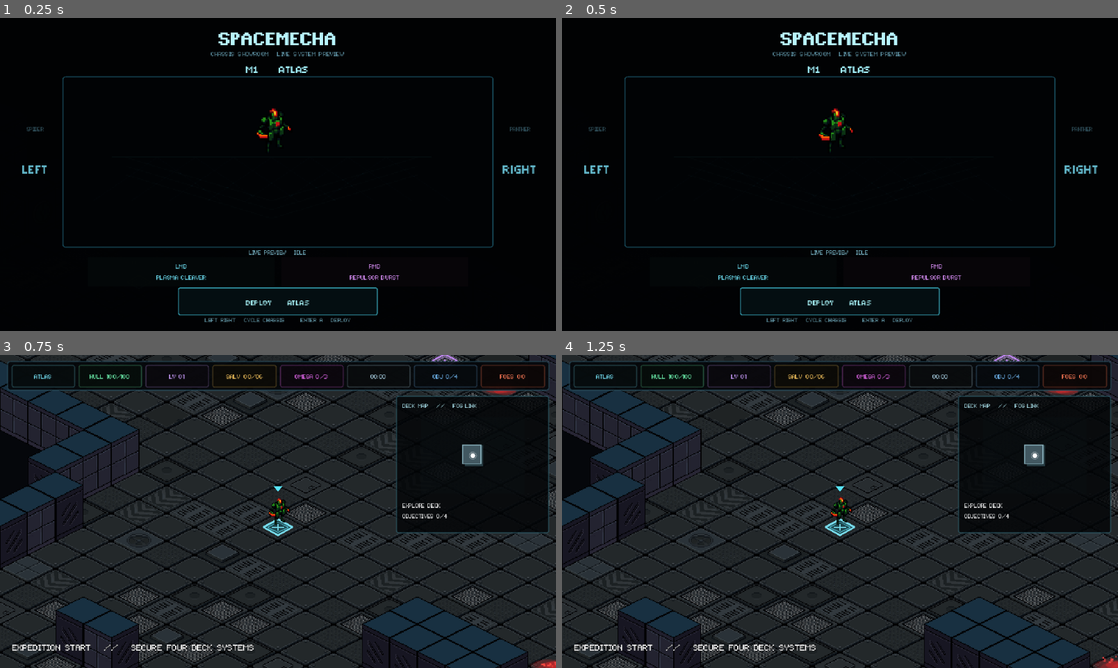
Above: before the commit, frames 1-4 (two rows, left to right).
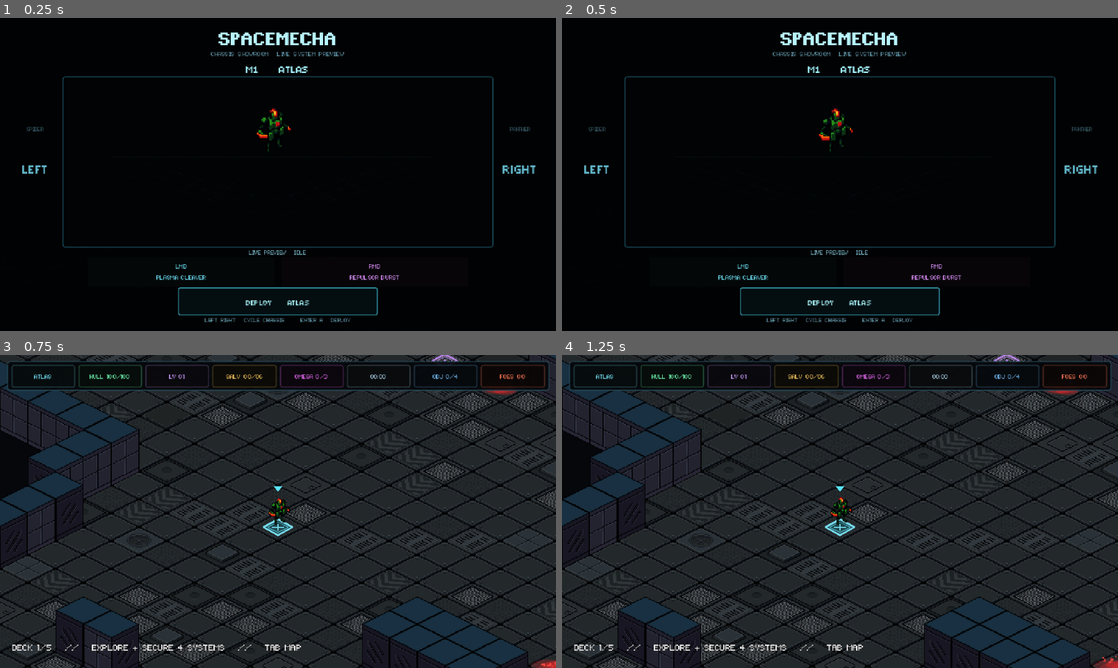
Above: after the commit, the same moments.

Repository: Tekknobot/spacehaul
Game: Godot game, scene res://Scenes/main.tscn
Two runs of this game, one before a commit and one after it. Both use one fixed random seed, a clock stepped at 60 frames per second and the inputs below.
Inputs:
- Up to frame 1 (0.25 s): no input
- Up to frame 2 (0.5 s): no input
- Up to frame 3 (0.75 s): click "DEPLOY ATLAS" at 0.5 s
- Up to frame 4 (1.25 s): no input

Frames 1-2 are identical in both runs. In frame 3, 9.0% of the frame differs, in the area x 2-99%, y 12-95%; in frame 4, 9.0%.

Commit message:
Omega drop are now deck based rather than timer.

Diff:
--- a/Scripts/broodmother_boss.gd
+++ b/Scripts/broodmother_boss.gd
@@ -26,6 +26,8 @@
 var max_health := 84
 var move_speed := 42.0
 var phase := 1
+var expedition_variant := 1
+var expedition_variant_name := "STEEL"
 
 var _target: MechaController
 var _dead := false
@@ -61,8 +63,78 @@
 	_target_refresh_time = 0.05
 	_strafe_sign = -1.0 if _rng.randf() < 0.5 else 1.0
 	_update_depth_order()
+	_apply_expedition_variant()
 	queue_redraw()
 	_spawn_phase_pulse()
+
+func configure_expedition_variant(deck_number: int) -> void:
+	expedition_variant = clampi(deck_number, 1, 5)
+	match expedition_variant:
+		1: expedition_variant_name = "STEEL"
+		2: expedition_variant_name = "MOTOR"
+		3: expedition_variant_name = "CRYO"
+		4: expedition_variant_name = "VOID"
+		_: expedition_variant_name = "MONO"
+
+	# Boss durability and tempo scale with expedition depth independently of the
+	# global run clock, so a fast explorer cannot trivialize later Hives.
+	var depth := expedition_variant - 1
+	max_health = 84 + depth * 28
+	health = max_health
+	move_speed = 42.0 + float(depth) * 3.5
+	_shot_time = maxf(0.85, 2.0 - float(depth) * 0.18)
+	_lay_time = maxf(2.8, 4.2 - float(depth) * 0.25)
+
+func _apply_expedition_variant() -> void:
+	if animated_sprite == null:
+		return
+	if expedition_variant <= 1:
+		animated_sprite.material = null
+		return
+
+	var tint := Color.WHITE
+	var glow := Color(0.35, 1.20, 0.30, 1.0)
+	match expedition_variant:
+		2:
+			tint = Color(1.45, 0.92, 0.34, 1.0)
+			glow = Color(1.80, 0.72, 0.16, 1.0)
+		3:
+			tint = Color(0.38, 1.28, 1.55, 1.0)
+			glow = Color(0.20, 1.55, 1.75, 1.0)
+		4:
+			tint = Color(1.05, 0.48, 1.55, 1.0)
+			glow = Color(0.86, 0.22, 1.75, 1.0)
+		5:
+			tint = Color(1.42, 1.42, 1.50, 1.0)
+			glow = Color(1.65, 0.28, 0.32, 1.0)
+
+	var shader := Shader.new()
+	shader.code = """
+shader_type canvas_item;
+render_mode unshaded;
+uniform vec4 variant_tint : source_color = vec4(1.0);
+uniform vec4 variant_glow : source_color = vec4(1.0);
+uniform float tint_strength = 0.52;
+uniform float pulse_speed = 2.4;
+void fragment() {
+	vec4 tex = texture(TEXTURE, UV);
+	if (tex.a < 0.01) { discard; }
+	float lum = dot(tex.rgb, vec3(0.299, 0.587, 0.114));
+	vec3 tinted = mix(tex.rgb, tex.rgb * variant_tint.rgb, tint_strength);
+	float pulse = 0.5 + 0.5 * sin(TIME * pulse_speed + UV.y * 18.0);
+	float hot = smoothstep(0.58, 1.0, lum) * (0.08 + pulse * 0.10);
+	tinted += variant_glow.rgb * hot;
+	COLOR = vec4(tinted, tex.a) * COLOR;
+}
+"""
+	var material := ShaderMaterial.new()
+	material.shader = shader
+	material.set_shader_parameter("variant_tint", tint)
+	material.set_shader_parameter("variant_glow", glow)
+	material.set_shader_parameter("tint_strength", 0.48 + float(expedition_variant - 2) * 0.05)
+	material.set_shader_parameter("pulse_speed", 2.1 + float(expedition_variant) * 0.18)
+	animated_sprite.material = material
+
 
 func _physics_process(delta: float) -> void:
 	_update_depth_order()
@@ -505,4 +577,10 @@
 	var y := -62.0
 	draw_rect(Rect2(Vector2(-width * 0.5 - 1.0, y - 1.0), Vector2(width + 2.0, 5.0)), Color(0.015, 0.02, 0.025, 0.95), true)
 	draw_rect(Rect2(Vector2(-width * 0.5, y), Vector2(width, 3.0)), Color(0.20, 0.04, 0.08, 1.0), true)
-	draw_rect(Rect2(Vector2(-width * 0.5, y), Vector2(maxf(1.0, width * ratio), 3.0)), Color(0.42, 1.0, 0.24, 1.0), true)
+	var health_color := Color(0.42, 1.0, 0.24, 1.0)
+	match expedition_variant:
+		2: health_color = Color(1.0, 0.68, 0.18, 1.0)
+		3: health_color = Color(0.30, 0.94, 1.0, 1.0)
+		4: health_color = Color(0.85, 0.34, 1.0, 1.0)
+		5: health_color = Color(1.0, 0.36, 0.40, 1.0)
+	draw_rect(Rect2(Vector2(-width * 0.5, y), Vector2(maxf(1.0, width * ratio), 3.0)), health_color, true)
--- a/Scripts/enemy_controller.gd
+++ b/Scripts/enemy_controller.gd
@@ -793,9 +793,10 @@
 
 func apply_difficulty(run_time: float, deck_number: int, make_elite: bool = false) -> void:
 	var phase := maxi(0, int(floor(run_time / 180.0)))
-	health += mini(5, phase)
-	move_speed *= minf(1.34, 1.0 + run_time / 2400.0 + float(maxi(0, deck_number - 1)) * 0.025)
-	attack_cooldown *= maxf(0.62, 1.0 - run_time / 3200.0)
+	var deck_depth := maxi(0, deck_number - 1)
+	health += mini(5, phase) + int(floor(float(deck_depth + 1) * 0.75))
+	move_speed *= minf(1.40, 1.0 + run_time / 2400.0 + float(deck_depth) * 0.035)
+	attack_cooldown *= maxf(0.56, 1.0 - run_time / 3200.0 - float(deck_depth) * 0.035)
 
 	match enemy_type:
 		"alien_1", "bug_1", "bug_2", "spider_1": salvage_value = 1
--- a/Scripts/enemy_manager.gd
+++ b/Scripts/enemy_manager.gd
@@ -43,6 +43,9 @@
 var _omega_carrier_pending := false
 var _omega_carrier_timer := 0.0
 var _omega_core_in_world := false
+# Expedition mode awards at most one OMEGA opportunity on Decks 1-3.
+# Claimed deck ids persist across procedural deck regeneration for the run.
+var _expedition_omega_claimed_decks: Dictionary = {}
 
 # Encounter-director state. Ordinary population refill happens in same-species
 # packs; the event layer periodically creates a more legible swarm from one,
@@ -102,6 +105,7 @@
 	_omega_carrier_pending = false
 	_omega_carrier_timer = 0.0
 	_omega_core_in_world = false
+	_expedition_omega_claimed_decks.clear()
 	_spawning_enabled = true
 	_broodmother_spawned = false
 	_clear_boss_encounter()
@@ -141,6 +145,9 @@
 	var run_time := _get_run_time()
 	_rng.seed = seed_value ^ 0xE11E5 ^ int(run_time * 10.0)
 	_clear_population()
+	if expedition_boss_controlled:
+		_clear_boss_encounter()
+		_broodmother_spawned = false
 	_cancel_swarm_event()
 	_deck_grace = 5.0
 	_spawn_timer = 0.6
@@ -185,7 +192,7 @@
 # -----------------------------------------------------------------------------
 
 func _update_omega_carrier_director(delta: float, run_time: float) -> void:
-	if not omega_core_drops_enabled or run_time < _next_omega_core_time:
+	if not omega_core_drops_enabled or not _omega_window_is_open(run_time):
 		return
 	if _omega_core_in_world or _has_omega_core_pickup():
 		_omega_core_in_world = true
@@ -530,6 +537,8 @@
 	else:
 		amount = _rng.randi_range(20, 27)
 
+	# Deeper decks add a modest event budget independent of elapsed time.
+	amount += maxi(0, _get_deck_number() - 1) * 2
 	if enemy_type == "bug_4":
 		amount = maxi(8, int(round(float(amount) * 0.60)))
 	return amount
@@ -584,13 +593,13 @@
 	enemies.append(enemy)
 	return enemy
 
-func spawn_broodmother_at(world_position: Vector2) -> void:
+func spawn_broodmother_at(world_position: Vector2, expedition_variant: int = 1) -> void:
 	if _broodmother_spawned or is_boss_active():
 		return
 	_cancel_swarm_event()
-	_spawn_broodmother(world_position)
-
-func _spawn_broodmother(forced_position: Vector2 = Vector2.ZERO) -> void:
+	_spawn_broodmother(world_position, expedition_variant)
+
+func _spawn_broodmother(forced_position: Vector2 = Vector2.ZERO, expedition_variant: int = 1) -> void:
 	if deck == null:
 		return
 	var player := get_tree().get_first_node_in_group("player_mecha") as MechaController
@@ -613,6 +622,7 @@
 		return
 	boss.deck = deck
 	boss.position = spawn_position.round()
+	boss.configure_expedition_variant(expedition_variant)
 	add_child(boss)
 	boss.defeated.connect(_on_broodmother_defeated)
 	_broodmother = boss
@@ -655,12 +665,12 @@
 	if _broodmother != null and is_instance_valid(_broodmother):
 		boss_position = _broodmother.global_position
 	_broodmother = null
-	# The boss may satisfy a Core hunt only when the next scheduled OMEGA window is
-	# already live. This prevents the Broodmother from accidentally granting the
-	# third Core early simply because the player killed it before ~09:00.
+	# A boss can satisfy the currently active OMEGA opportunity. In Expedition
+	# Mode that opportunity is deck-driven (Decks 1-3 after the first secured
+	# system); in Survival Mode it retains the original clock-driven window.
 	if (
 		boss_position != Vector2.ZERO
-		and _get_run_time() >= _next_omega_core_time
+		and _omega_window_is_open(_get_run_time())
 		and not _omega_core_in_world
 		and _omega_carrier == null
 		and _omega_seek_is_active()
@@ -725,23 +735,25 @@
 	return maxi(1, amount)
 
 func _target_active_count(run_time: float) -> int:
-	# The baseline is intentionally lower than the temporary event ceiling. That
-	# creates the survivor-game rhythm of pressure -> swarm peak -> cleanup,
-	# instead of maintaining the maximum density every second of the run.
+	# Expedition depth now matters from the moment a new deck begins. Time still
+	# increases pressure, while each deeper deck adds a persistent population step.
+	var baseline := 5
 	if run_time < 30.0:
-		return 5
-	if run_time < 60.0:
-		return 8
-	if run_time < 90.0:
-		return 11
-	if run_time < 120.0:
-		return 14
-	if run_time < 180.0:
-		return 19
-	if run_time < 240.0:
-		return 24
-	var scaled := 24 + int((run_time - 240.0) / 20.0) + (_get_deck_number() - 1) * 3
-	return clampi(scaled, 24, 72)
+		baseline = 5
+	elif run_time < 60.0:
+		baseline = 8
+	elif run_time < 90.0:
+		baseline = 11
+	elif run_time < 120.0:
+		baseline = 14
+	elif run_time < 180.0:
+		baseline = 19
+	elif run_time < 240.0:
+		baseline = 24
+	else:
+		baseline = 24 + int((run_time - 240.0) / 20.0)
+	baseline += maxi(0, _get_deck_number() - 1) * 3
+	return clampi(baseline, 5, 72)
 
 func _spawn_interval(run_time: float) -> float:
 	# Packs replace the old single-enemy drip feed, so ordinary refill can be a
@@ -784,9 +796,44 @@
 	_omega_core_in_world = false
 	_omega_carrier_pending = false
 	_omega_carrier_timer = 0.0
-	# Each collected Core arms the next hunt rather than permanently exhausting
-	# the director. Default pacing is roughly 03:00, 06:00 and 09:00.
+
+	if _is_expedition_omega_mode():
+		# One Core opportunity per expedition deck, specifically Decks 1-3. Once
+		# collected, this deck cannot immediately produce another carrier/Core.
+		var deck_number := _get_deck_number()
+		if deck_number >= 1 and deck_number <= 3:
+			_expedition_omega_claimed_decks[deck_number] = true
+		return
+
+	# Classic survival mode keeps the original clock-driven three-Core pacing.
 	_next_omega_core_time = _get_run_time() + omega_core_interval
+
+func _is_expedition_omega_mode() -> bool:
+	var managers := get_tree().get_nodes_in_group("survival_manager")
+	if managers.is_empty():
+		return false
+	if managers[0].has_method("is_expedition_mode"):
+		return bool(managers[0].call("is_expedition_mode"))
+	return false
+
+func _omega_window_is_open(run_time: float) -> bool:
+	if _is_expedition_omega_mode():
+		var deck_number := _get_deck_number()
+		if deck_number < 1 or deck_number > 3:
+			return false
+		if _expedition_omega_claimed_decks.has(deck_number):
+			return false
+
+		# The first secured ship system is the trigger. This makes the OMEGA hunt
+		# part of exploration rather than something that appears just for waiting.
+		var managers := get_tree().get_nodes_in_group("survival_manager")
+		if managers.is_empty():
+			return false
+		if managers[0].has_method("is_expedition_omega_ready"):
+			return bool(managers[0].call("is_expedition_omega_ready"))
+		return false
+
+	return run_time >= _next_omega_core_time
 
 func get_omega_guidance_target() -> Node2D:
 	if _omega_carrier != null and is_instance_valid(_omega_carrier) and not _omega_carrier.is_queued_for_deletion():
--- a/Scripts/input_setup.gd
+++ b/Scripts/input_setup.gd
@@ -84,8 +84,9 @@
 	# Runtime deck/palette test. Press P repeatedly to cycle 1 -> 2 -> 3 -> 4 -> 5 -> 1.
 	_add_key("cycle_deck_cheat", KEY_P)
 
-	# Survival HUD is now persistent. Keep the action registered for compatibility,
-	# but TAB is intentionally not required for core run information.
+	# Expedition map is optional during combat; TAB toggles it without hiding the
+	# persistent top HUD.
+	_add_key("toggle_ui", KEY_TAB)
 
 static func _add_action(action: StringName, deadzone: float = 0.2) -> void:
 	if not InputMap.has_action(action):
--- a/Scripts/procedural_deck.gd
+++ b/Scripts/procedural_deck.gd
@@ -170,6 +170,19 @@
 	set_deck_palette(1)
 	generate_new_level()
 
+func configure_for_expedition_deck(deck_number: int) -> void:
+	# Five expedition decks deliberately grow in footprint and room count. The
+	# minimap consumes grid_width/grid_height dynamically, so every size still
+	# fits the same HUD canvas rather than clipping outside it.
+	var stage := clampi(deck_number, 1, 5)
+	grid_width = 45 + (stage - 1) * 6
+	grid_height = 33 + (stage - 1) * 4
+	room_count = 13 + (stage - 1) * 2
+	extra_connection_count = 5 + (stage - 1)
+	hazard_count = 10 + (stage - 1) * 3
+	max_room_size = 9 + int(floor(float(stage - 1) * 0.5))
+
+
 func generate_new_level(requested_seed: int = -1) -> void:
 	seed_value = requested_seed if requested_seed >= 0 else int(Time.get_unix_time_from_system() * 1000.0) ^ randi()
 	_rng.seed = seed_value
--- a/Scripts/test_world.gd
+++ b/Scripts/test_world.gd
@@ -10,6 +10,7 @@
 const DECK_DURATION := 4.0 * 60.0
 const SECONDARY_UNLOCK_TIME := 60.0
 const EXPEDITION_OBJECTIVE_ROLES := ["ARMORY", "REPAIR BAY", "DATA CACHE", "REACTOR"]
+const EXPEDITION_DECK_COUNT := 5
 
 @export_category("Expedition Prototype")
 @export var expedition_mode := true
@@ -87,6 +88,7 @@
 var _expedition_boss_started := false
 var _expedition_boss_defeated := false
 var _expedition_extraction_unlocked := false
+var _expedition_map_visible := false
 var _damage_overlay: ColorRect
 var _damage_material: ShaderMaterial
 var _damage_intensity := 0.0
@@ -214,6 +216,13 @@
 				get_viewport().set_input_as_handled()
 				return
 
+	# Expedition map is intentionally opt-in so the upper-right playfield stays
+	# unobstructed during combat. TAB toggles the complete fog-of-war panel.
+	if expedition_mode and event.is_action_pressed("toggle_ui"):
+		_toggle_expedition_map()
+		get_viewport().set_input_as_handled()
+		return
+
 	var omega_open := _omega_overlay != null and _omega_overlay.visible
 	var upgrade_open := _upgrade_overlay != null and _upgrade_overlay.visible
 	if not omega_open and not upgrade_open:
@@ -238,6 +247,19 @@
 func get_deck_number() -> int:
 	return _deck_number
 
+func is_expedition_mode() -> bool:
+	return expedition_mode
+
+func is_expedition_omega_ready() -> bool:
+	# Decks 1-3 each contain one OMEGA opportunity, activated by securing the
+	# first objective on that deck. Later decks intentionally add no new Core.
+	return (
+		expedition_mode
+		and _deck_number >= 1
+		and _deck_number <= 3
+		and _expedition_completed.size() >= 1
+	)
+
 func get_salvage_magnet_radius() -> float:
 	return _salvage_magnet_radius
 
@@ -259,6 +281,8 @@
 
 func is_omega_seek_active() -> bool:
 	if _game_over or _run_complete or _omega_core_stored or _menu_open:
+		return false
+	if expedition_mode and not is_expedition_omega_ready():
 		return false
 	var active := mecha_manager.get_active_mecha()
 	return active != null and active.can_accept_omega_mutation()
@@ -812,6 +836,8 @@
 	_omega_core_stored = false
 	if _omega_overlay != null:
 		_omega_overlay.hide()
+	if expedition_mode:
+		deck.configure_for_expedition_deck(_deck_number)
 	deck.set_deck_palette(_deck_number)
 	deck.generate_new_level()
 	mecha_manager.start_new_run_with_mecha(_selected_mecha_id)
@@ -861,6 +887,8 @@
 
 	_secondary_announced = _run_time >= SECONDARY_UNLOCK_TIME
 
+	if expedition_mode:
+		deck.configure_for_expedition_deck(_deck_number)
 	deck.set_deck_palette(_deck_number)
 	deck.generate_new_level()
 
@@ -989,7 +1017,7 @@
 		granted += 1
 
 # -----------------------------------------------------------------------------
-# Single-deck expedition prototype
+# Multi-deck expedition prototype
 # -----------------------------------------------------------------------------
 
 func _reset_expedition_state() -> void:
@@ -1000,6 +1028,9 @@
 	_expedition_boss_started = false
 	_expedition_boss_defeated = false
 	_expedition_extraction_unlocked = false
+	_expedition_map_visible = false
+	if _expedition_panel != null:
+		_expedition_panel.hide()
 	_refresh_expedition_map_data()
 
 	if _expedition_minimap != null:
@@ -1010,7 +1041,7 @@
 		_expedition_minimap.set_player_cell(spawn_cell)
 		_expedition_minimap.reveal_around(spawn_cell, 4)
 	_update_expedition_status()
-	_show_banner("EXPEDITION START   //   SECURE FOUR DECK SYSTEMS", 2.8)
+	_show_banner("DECK %d/%d   //   EXPLORE + SECURE 4 SYSTEMS   //   TAB MAP" % [_deck_number, EXPEDITION_DECK_COUNT], 2.8)
 
 func _refresh_expedition_map_data() -> void:
 	if not expedition_mode or _expedition_minimap == null or deck == null:
@@ -1028,6 +1059,11 @@
 		deck.get_walkable_cells()
 	)
 
+func _expedition_secure_time() -> float:
+	# Later decks ask the player to hold dangerous rooms slightly longer, creating
+	# difficulty from positioning without turning objectives into long wait bars.
+	return expedition_secure_seconds + float(maxi(0, _deck_number - 1)) * 0.18
+
 func _update_expedition(delta: float) -> void:
 	if not expedition_mode or _game_over or _run_complete:
 		return
@@ -1062,14 +1098,19 @@
 			_expedition_secure_role = role
 			_expedition_secure_progress = 0.0
 		_expedition_secure_progress += delta
-		if _expedition_secure_progress >= expedition_secure_seconds:
+		if _expedition_secure_progress >= _expedition_secure_time():
 			_complete_expedition_objective(role)
 	elif role == "HIVE":
 		if _expedition_completed.size() >= EXPEDITION_OBJECTIVE_ROLES.size() and not _expedition_boss_started and not _expedition_boss_defeated:
 			_start_expedition_boss()
 	elif role == "EXTRACTION" and _expedition_extraction_unlocked:
-		_show_banner("EXTRACTION CONFIRMED", 1.2)
-		_complete_run()
+		if not _deck_transition_active:
+			if _deck_number >= EXPEDITION_DECK_COUNT:
+				_show_banner("FINAL EXTRACTION CONFIRMED", 1.2)
+				_complete_run()
+			else:
+				_show_banner("EXTRACTION CONFIRMED   //   DESCENDING", 1.2)
+				_advance_expedition_deck()
 
 	_update_expedition_status()
 
@@ -1145,8 +1186,11 @@
 		return
 	_expedition_boss_started = true
 	var boss_position: Vector2 = hive.get("center_world", Vector2.ZERO)
-	enemy_manager.spawn_broodmother_at(boss_position)
-	_show_banner("HIVE BREACH   //   BROODMOTHER ENGAGED", 2.6)
+	enemy_manager.spawn_broodmother_at(boss_position, _deck_number)
+	_show_banner(
+		"HIVE BREACH   //   BROODMOTHER %s" % deck.get_deck_palette_name(_deck_number),
+		2.6
+	)
 
 func _on_expedition_broodmother_defeated() -> void:
 	if not expedition_mode:
@@ -1155,28 +1199,116 @@
 	_expedition_extraction_unlocked = true
 	if _expedition_minimap != null:
 		_expedition_minimap.set_expedition_state(false, true)
-	_show_banner("BROODMOTHER ELIMINATED   //   EXTRACTION ONLINE", 3.2)
+	_show_banner("BROODMOTHER ELIMINATED   //   DECK %d EXTRACTION ONLINE" % _deck_number, 3.2)
 	_update_expedition_status()
 
 func _update_expedition_status() -> void:
 	if _expedition_status == null or not expedition_mode:
 		return
 	if _expedition_extraction_unlocked:
-		_expedition_status.text = "EXTRACTION ONLINE\nRETURN TO EVAC ROOM"
+		_expedition_status.text = "DECK %d/%d   EXTRACTION ONLINE\nRETURN TO EVAC ROOM" % [_deck_number, EXPEDITION_DECK_COUNT]
 		return
 	if enemy_manager.is_boss_active():
-		_expedition_status.text = "FINAL OBJECTIVE\nELIMINATE BROODMOTHER"
+		_expedition_status.text = "DECK %d/%d   FINAL OBJECTIVE\nELIMINATE BROODMOTHER" % [_deck_number, EXPEDITION_DECK_COUNT]
 		return
 	if _expedition_completed.size() >= EXPEDITION_OBJECTIVE_ROLES.size():
-		_expedition_status.text = "OBJECTIVES 4/4\nLOCATE THE HIVE"
+		_expedition_status.text = "DECK %d/%d   OBJECTIVES 4/4\nLOCATE THE HIVE" % [_deck_number, EXPEDITION_DECK_COUNT]
 		return
 	if not _expedition_secure_role.is_empty():
-		var percent := int(round(clampf(_expedition_secure_progress / maxf(0.01, expedition_secure_seconds), 0.0, 1.0) * 100.0))
-		_expedition_status.text = "SECURING %s   %d%%\nOBJECTIVES %d/%d" % [
-			_expedition_secure_role, percent, _expedition_completed.size(), EXPEDITION_OBJECTIVE_ROLES.size()
+		var percent := int(round(clampf(_expedition_secure_progress / maxf(0.01, _expedition_secure_time()), 0.0, 1.0) * 100.0))
+		_expedition_status.text = "DECK %d/%d   SECURING %s   %d%%\nOBJECTIVES %d/%d" % [
+			_deck_number, EXPEDITION_DECK_COUNT, _expedition_secure_role, percent,
+			_expedition_completed.size(), EXPEDITION_OBJECTIVE_ROLES.size()
 		]
 		return
-	_expedition_status.text = "EXPLORE DECK\nOBJECTIVES %d/%d" % [_expedition_completed.size(), EXPEDITION_OBJECTIVE_ROLES.size()]
+	_expedition_status.text = "DECK %d/%d   EXPLORE\nOBJECTIVES %d/%d" % [
+		_deck_number, EXPEDITION_DECK_COUNT, _expedition_completed.size(), EXPEDITION_OBJECTIVE_ROLES.size()
+	]
+
+
+func _advance_expedition_deck() -> void:
+	if not expedition_mode or _deck_transition_active or _game_over or _run_complete:
+		return
+	if _deck_number >= EXPEDITION_DECK_COUNT:
+		_complete_run()
+		return
+
+	var active := mecha_manager.get_active_mecha()
+	if active == null:
+		return
+
+	_deck_transition_active = true
+	enemy_manager.set_spawning_enabled(false)
+	get_tree().paused = true
+	active.begin_deck_transition()
+	SFX.play_ui(self, "boost", -12.5, 0.78)
+
+	var out_tween := create_tween()
+	out_tween.set_pause_mode(Tween.TWEEN_PAUSE_PROCESS)
+	out_tween.set_parallel(true)
+	out_tween.tween_method(Callable(active, "set_deck_transition_amount"), 0.0, 1.0, 0.64).set_trans(Tween.TRANS_QUAD).set_ease(Tween.EASE_IN)
+	out_tween.tween_method(Callable(active, "set_transition_camera_zoom"), 1.0, 1.22, 0.64).set_trans(Tween.TRANS_QUAD).set_ease(Tween.EASE_IN_OUT)
+	out_tween.tween_method(Callable(self, "_set_deck_transition_overlay_amount"), 0.0, 0.78, 0.64).set_trans(Tween.TRANS_QUAD).set_ease(Tween.EASE_IN)
+	if _top_hud != null:
+		out_tween.tween_property(_top_hud, "modulate:a", 0.18, 0.34)
+	await out_tween.finished
+
+	_deck_number += 1
+	deck.configure_for_expedition_deck(_deck_number)
+	deck.set_deck_palette(_deck_number)
+	deck.generate_new_level()
+	_reset_expedition_state()
+
+	active = mecha_manager.get_active_mecha()
+	if active != null:
+		# Carry the build forward, but give a small between-deck service repair.
+		active.repair_hull(maxi(10, int(round(float(active.get_max_hull()) * 0.18))))
+		active.prepare_deck_materialize()
+		active.set_transition_camera_zoom(1.22)
+		active.set_deck_transition_scale(0.0)
+
+	_set_deck_transition_overlay_amount(0.94)
+	SFX.play_ui(self, "boost", -14.0, 1.12)
+	_show_banner(
+		"DECK %d/%d   %s   //   %dx%d GRID" % [
+			_deck_number,
+			EXPEDITION_DECK_COUNT,
+			deck.get_deck_palette_name(_deck_number),
+			deck.grid_width,
+			deck.grid_height
+		],
+		2.8
+	)
+
+	var in_tween := create_tween()
+	in_tween.set_pause_mode(Tween.TWEEN_PAUSE_PROCESS)
+	in_tween.set_parallel(true)
+	if active != null:
+		in_tween.tween_method(Callable(active, "set_deck_transition_amount"), 1.0, 0.0, 0.76).set_trans(Tween.TRANS_CUBIC).set_ease(Tween.EASE_OUT)
+		in_tween.tween_method(Callable(active, "set_transition_camera_zoom"), 1.22, 1.0, 0.92).set_trans(Tween.TRANS_BACK).set_ease(Tween.EASE_OUT)
+		in_tween.tween_method(Callable(active, "set_deck_transition_scale"), 0.0, 1.0, 0.76).set_trans(Tween.TRANS_BACK).set_ease(Tween.EASE_OUT)
+	in_tween.tween_method(Callable(self, "_set_deck_transition_overlay_amount"), 0.94, 0.0, 0.84).set_trans(Tween.TRANS_CUBIC).set_ease(Tween.EASE_OUT)
+	if _top_hud != null:
+		in_tween.tween_property(_top_hud, "modulate:a", 1.0, 0.52)
+	await in_tween.finished
+
+	if active != null:
+		active.end_deck_transition()
+	_set_deck_transition_overlay_amount(0.0)
+	get_tree().paused = false
+	enemy_manager.set_spawning_enabled(true)
+	_deck_transition_active = false
+	_update_hud()
+
+
+func _toggle_expedition_map() -> void:
+	if not expedition_mode or _expedition_panel == null or not _hud_visible or get_tree().paused:
+		return
+	_expedition_map_visible = not _expedition_map_visible
+	_expedition_panel.visible = _expedition_map_visible
+	if _expedition_map_visible:
+		_show_banner("DECK MAP OPEN   //   TAB CLOSE", 0.75)
+
 
 
 func _on_deck_regenerated(_new_spawn: Vector2, new_seed: int) -> void:
@@ -1565,7 +1697,7 @@
 	margin.add_child(box)
 
 	var title := Label.new()
-	title.text = "DECK MAP   //   FOG LINK"
+	title.text = "DECK MAP   //   TAB CLOSE"
 	title.add_theme_font_override("font", load("res://Fonts/mago1.ttf") as Font)
 	title.add_theme_font_size_override("font_size", 10)
 	title.add_theme_color_override("font_color", Color(0.68, 0.90, 0.94, 1.0))
@@ -1649,7 +1781,7 @@
 	if _top_hud != null:
 		_top_hud.visible = value
 	if _expedition_panel != null:
-		_expedition_panel.visible = value and expedition_mode
+		_expedition_panel.visible = value and expedition_mode and _expedition_map_visible
 	if not value and _event_feed != null:
 		if _event_feed_tween != null and _event_feed_tween.is_valid():
 			_event_feed_tween.kill()
@@ -1806,9 +1938,11 @@
 		chassis = "MECHA"
 	if expedition_mode:
 		_run_summary_title.text = "EXTRACTION COMPLETE" if completed else "GAME OVER   //   MECHA LOST"
-		_run_summary_text.text = "%s   %s\nOBJECTIVES  %d/%d\nKILLS       %03d\nLEVEL       %02d\nCHASSIS     %s" % [
+		_run_summary_text.text = "%s   %s\nDECKS       %d/%d\nOBJECTIVES  %d/%d\nKILLS       %03d\nLEVEL       %02d\nCHASSIS     %s" % [
 			"EXPEDITION" if completed else "SURVIVED",
 			_format_time(_run_time),
+			_deck_number,
+			EXPEDITION_DECK_COUNT,
 			_expedition_completed.size(),
 			EXPEDITION_OBJECTIVE_ROLES.size(),
 			enemy_manager.get_total_kills(),
Not shown, changed: .DS_Store
Not shown, added: EXPEDITION_MULTI_DECK_PATCH.md
Not shown, added: EXPEDITION_OMEGA_DECK_PROGRESSION_PATCH.md
Not shown, changed: Sprites/.DS_Store
